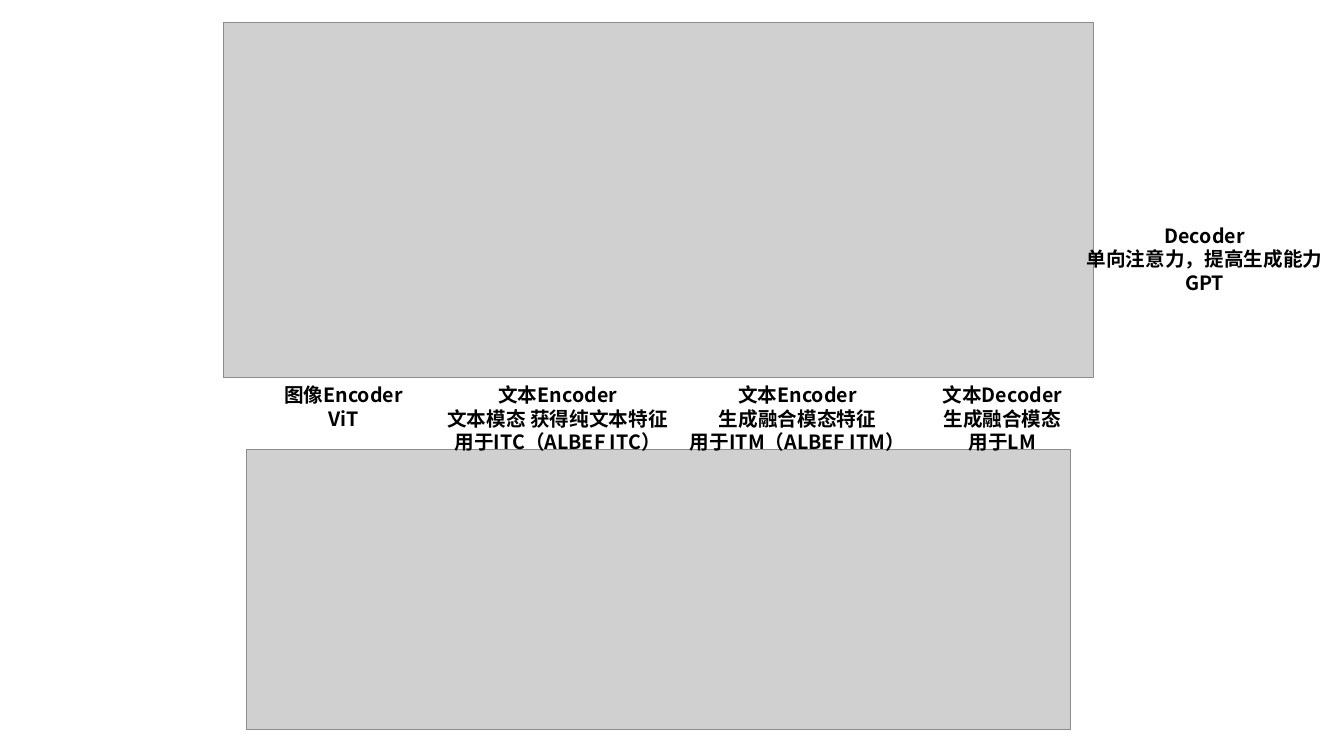
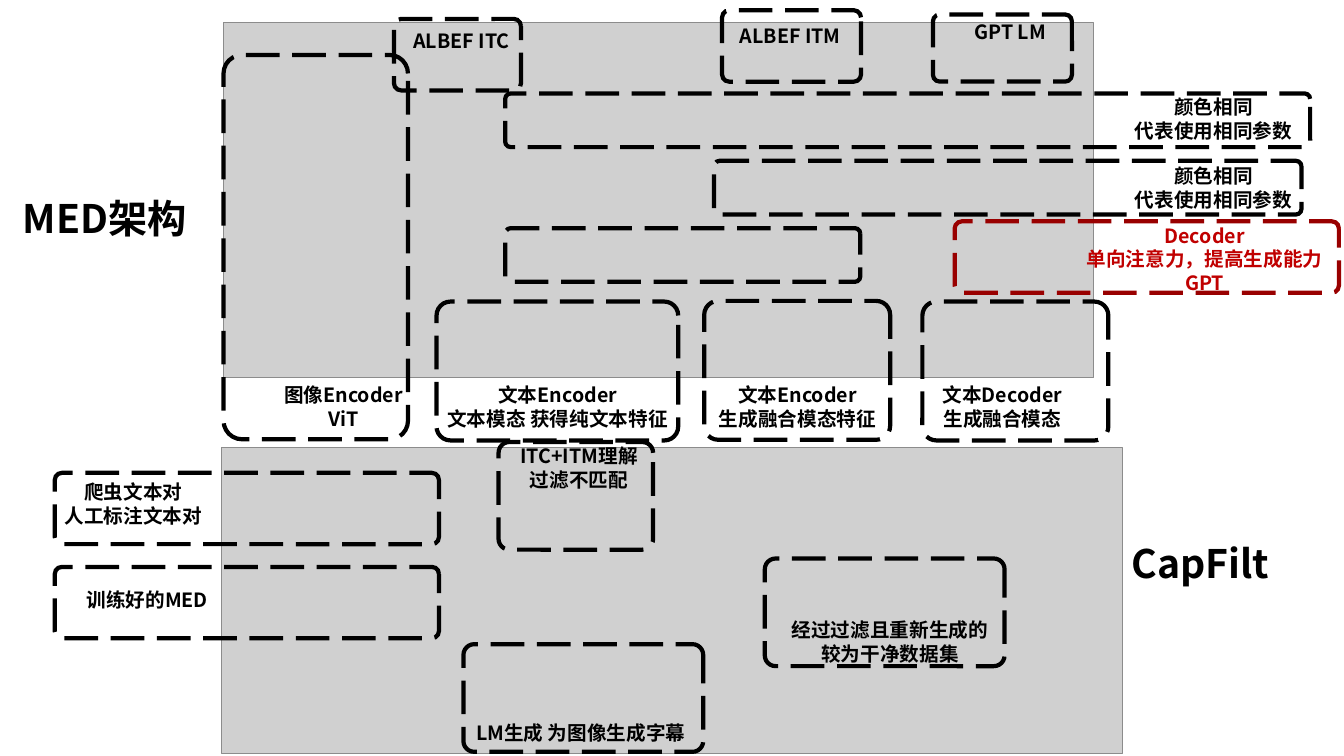
Before and after one commit to Elephant-King9/Paper, a slide deck: slide 12 of Base_Model/VLM+VLLM/论文插图.pptx. Drawn at 1344x756 pixels with LibreOffice and Linux fonts; fonts in the diff are those of the drawing; grey boxes stand for pictures. Boxes give left, top, right and bottom in pixels: in the first picture for what was removed or moved away, otherwise in the second. Text is boxed around its words. In the diff, an @@ line names an element or a change of style, - is before the commit and + after.

```diff
--- a/Base_Model/VLM+VLLM/论文插图.pptx
+++ b/Base_Model/VLM+VLLM/论文插图.pptx
@@ rounded rectangle added at (394, 19, 521, 91), outline #000000 3 pt dashed @@
@@ rounded rectangle added at (722, 10, 861, 82), outline #000000 3 pt dashed @@
@@ text added at (740, 22, 840, 43), 14 pt, text #000000, bold @@
+ALBEF ITM
@@ rounded rectangle added at (934, 14, 1073, 82), outline #000000 3 pt dashed @@
@@ text added at (974, 18, 1046, 40), 14 pt, text #000000, bold @@
+GPT LM
@@ rounded rectangle added at (224, 55, 408, 440), outline #000000 3 pt dashed @@
@@ text added at (413, 33, 510, 49), 14 pt, text #000000, bold @@
+ALBEF ITC
@@ rounded rectangle added at (505, 94, 1311, 147), outline #000000 3 pt dashed @@
@@ text added at (1135, 94, 1292, 140), 14 pt, text #000000, bold @@
+颜色相同
+代表使用相同参数
@@ rounded rectangle added at (714, 161, 1302, 215), outline #000000 3 pt dashed @@
@@ text added at (1135, 166, 1292, 209), 14 pt, text #000000, bold @@
+颜色相同
+代表使用相同参数
@@ text added at (23, 199, 187, 237), 28 pt, text #000000, bold @@
+MED架构
@@ rounded rectangle added at (505, 228, 860, 281), outline #000000 3 pt dashed @@
@@ rounded rectangle added at (955, 222, 1339, 293), outline #990000 3 pt dashed @@
@@ text "Decoder 单向注意力，提高生成能力 GPT" at (1087, 222, 1323, 295): text colour #000000 to #C00000 @@
@@ rounded rectangle added at (437, 301, 679, 441), outline #000000 3 pt dashed @@
@@ rounded rectangle added at (705, 301, 891, 441), outline #000000 3 pt dashed @@
@@ rounded rectangle added at (923, 301, 1109, 441), outline #000000 3 pt dashed @@
@@ text at (447, 409, 667, 428): text changed @@
-文本模态 获得纯文本特征
-用于ITC（ALBEF ITC）
+文本模态 获得纯文本特征
@@ text at (719, 409, 876, 428): text changed @@
-生成融合模态特征
-用于ITM（ALBEF ITM）
+生成融合模态特征
@@ text at (943, 409, 1061, 428): text changed @@
-生成融合模态
-用于LM
+生成融合模态
@@ picture: place and size @@
-picture at (247, 450, 1071, 730)
+picture at (222, 448, 1123, 754)
@@ rounded rectangle added at (499, 442, 653, 549), outline #000000 3 pt dashed @@
@@ text added at (520, 443, 637, 489), 14 pt, text #000000, bold @@
+ITC+ITM理解
+过滤不匹配
@@ rounded rectangle added at (54, 473, 439, 544), outline #000000 3 pt dashed @@
@@ text added at (64, 482, 201, 525), 14 pt, text #000000, bold @@
+爬虫文本对
+人工标注文本对
@@ rounded rectangle added at (54, 567, 439, 638), outline #000000 3 pt dashed @@
@@ rounded rectangle added at (765, 559, 1005, 666), outline #000000 3 pt dashed @@
@@ text added at (1131, 546, 1269, 587), 28 pt, text #000000, bold @@
+CapFilt
@@ text added at (87, 590, 208, 609), 14 pt, text #000000, bold @@
+训练好的MED
@@ text added at (792, 620, 988, 666), 14 pt, text #000000, bold @@
+经过过滤且重新生成的
+较为干净数据集
@@ rounded rectangle added at (464, 644, 704, 752), outline #000000 3 pt dashed @@
@@ text added at (476, 723, 685, 742), 14 pt, text #000000, bold @@
+LM生成 为图像生成字幕
```
Also in this commit, not shown: 7 slides added, 5 other files.
